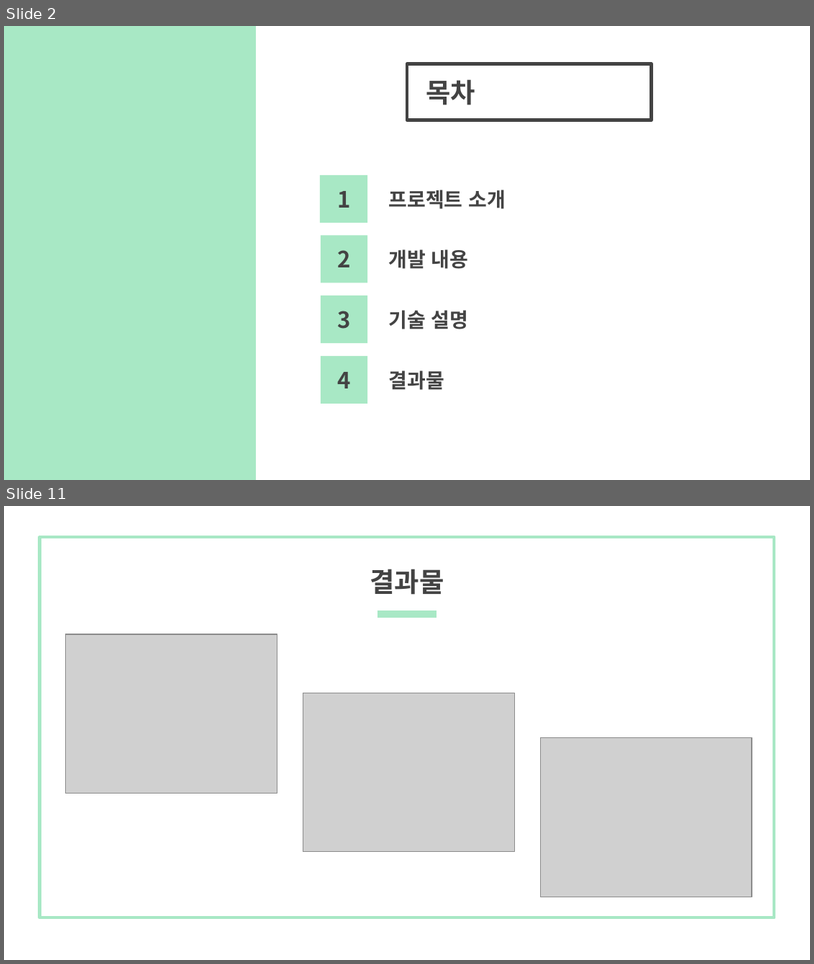
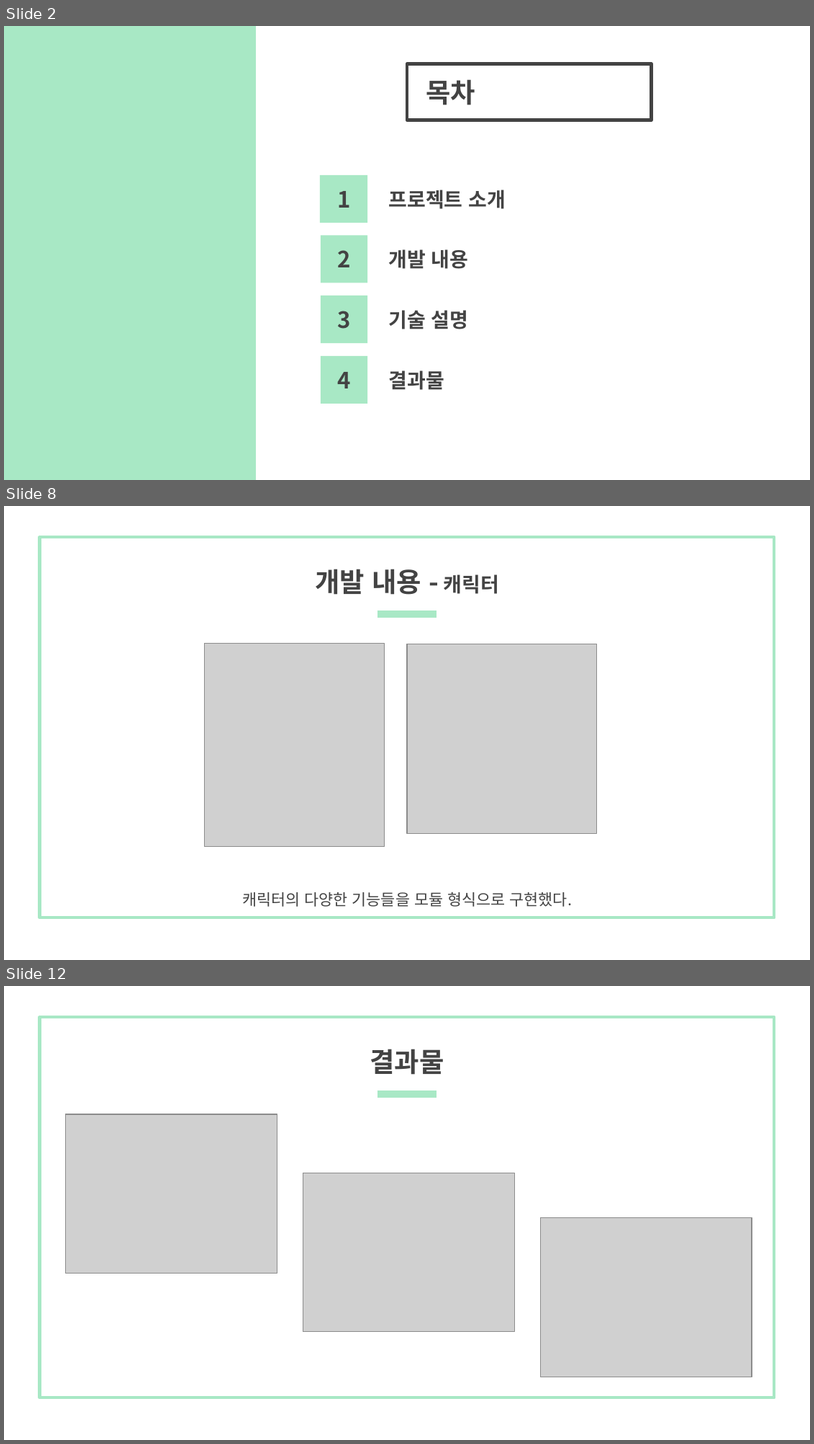
Before and after one commit to kookmin-sw/capstone-2020-10, a slide deck: doc/최종발표 자료/마이 리틀 팜 최종 발표 자료.pptx. Shown one above the other, each under a label of ours: slides 2 and 11 before the commit, slides 2, 8 and 12 after it; the slides between them are not shown. The pictures are 814x964 and 814x1444 pixels, drawn with LibreOffice and Linux fonts; fonts in the diff are those of the drawing; grey boxes stand for pictures. Boxes give left, top, right and bottom in pixels: in the first picture for what was removed or moved away, otherwise in the second. Text is boxed around its words. In the diff, an @@ line names an element or a change of style, - is before the commit and + after.

```diff
--- a/doc/최종발표 자료/마이 리틀 팜 최종 발표 자료.pptx
+++ b/doc/최종발표 자료/마이 리틀 팜 최종 발표 자료.pptx
@@ slide 8 added at (4,506,810,960), background #FFFFFF; not listed: 2 template elements that a slide beside it also shows @@
@@ title added at (315,569,499,595), 24 pt, text #434343, bold @@
+개발 내용 - 캐릭터
@@ picture added at (205,643,385,846) @@
@@ picture added at (407,644,597,834) @@
@@ text added at (242,892,573,906), 14 pt, text #434343 @@
+캐릭터의 다양한 기능들을 모듈 형식으로 구현했다.
@@ what was slide 11 is now slide 12 @@
```
Also in this commit, not shown: 6 slides changed, 2 other slides added, 3 slides removed, 1 other file.
